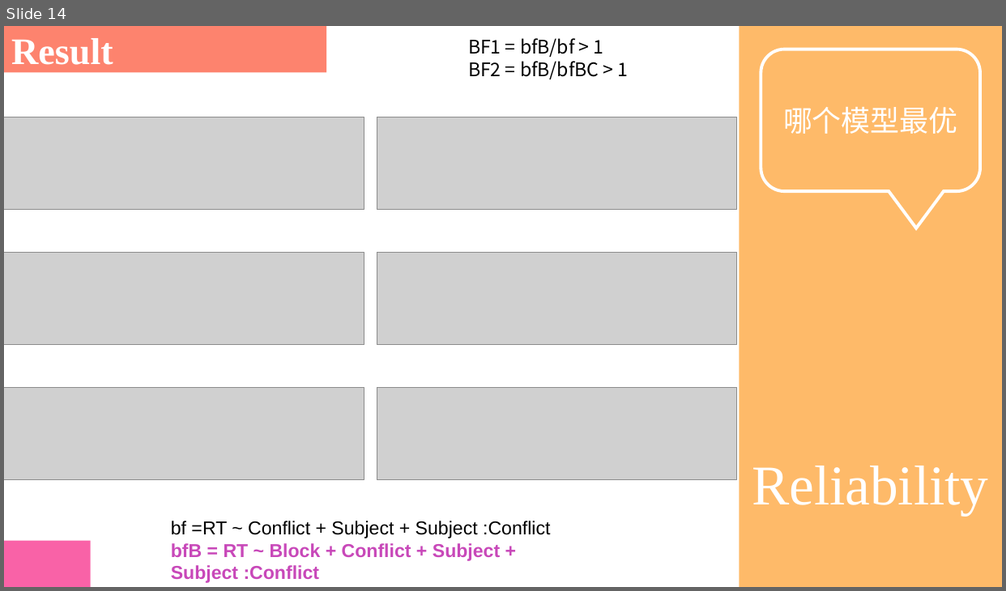
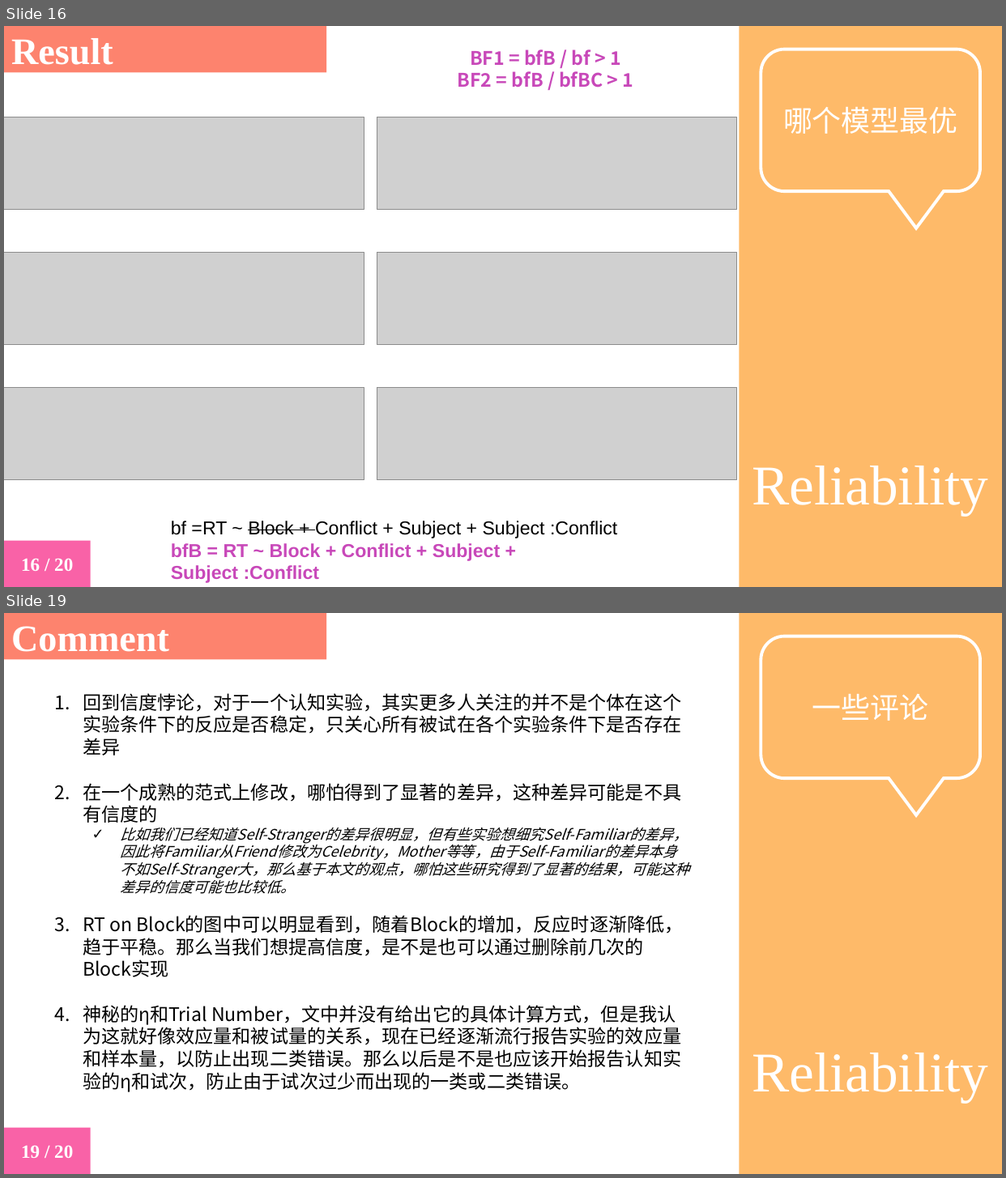
Before and after one commit to yuki-961004/Presentation, a slide deck: 230525_Reliability/2023_Nature_Kucina.pptx. Shown one above the other, each under a label of ours: slide 14 before the commit, slides 16 and 19 after it; the slides between them are not shown. The pictures are 1006x591 and 1006x1178 pixels, drawn with LibreOffice and Linux fonts; fonts in the diff are those of the drawing; grey boxes stand for pictures. Boxes give left, top, right and bottom in pixels: in the first picture for what was removed or moved away, otherwise in the second. Text is boxed around its words. In the diff, an @@ line names an element or a change of style, - is before the commit and + after.

Commit message:
reliability done

```diff
--- a/230525_Reliability/2023_Nature_Kucina.pptx
+++ b/230525_Reliability/2023_Nature_Kucina.pptx
@@ slide 19 added at (x1=4, y1=613, x2=1002, y2=1174), background #FFFFFF @@
@@ rectangle added at (x1=4, y1=613, x2=326, y2=659), fill #FD836E, 36 pt, text #FFFFFF, bold @@
+Comment
@@ rectangle added at (x1=739, y1=613, x2=1002, y2=1174), fill #FEBA69, 54 pt, text #FFFFFF @@
+Reliability
@@ rounded speech box added at (x1=761, y1=636, x2=980, y2=778), outline #FFFFFF 3 pt, 28 pt, text #FFFFFF @@
+一些评论
@@ text added at (x1=83, y1=693, x2=689, y2=1093), 18 pt, text #000000 @@
+1. 回到信度悖论，对于一个认知实验，其实更多人关注的并不是个体在这个实验条件下的反应是否稳定，只关心所有被试在各个实验条件下是否存在差异
+2. 在一个成熟的范式上修改，哪怕得到了显著的差异，这种差异可能是不具有信度的
+  ✓ 比如我们已经知道Self-Stranger的差异很明显，但有些实验想细究Self-Familiar的差异，因此将Familiar从Friend修改为Celebrity，Mother等等，由于Self-Familiar的差异本身不如Self-Stranger大，那么基于本文的观点，哪怕这些研究得到了显著的结果，可能这种差异的信度可能也比较低。
+3. RT on Block的图中可以明显看到，随着Block的增加，反应时逐渐降低，趋于平稳。那么当我们想提高信度，是不是也可以通过删除前几次的Block实现
+4. 神秘的η和Trial Number，文中并没有给出它的具体计算方式，但是我认为这就好像效应量和被试量的关系，现在已经逐渐流行报告实验的效应量和样本量，以防止出现二类错误。那么以后是不是也应该开始报告认知实验的η和试次，防止由于试次过少而出现的一类或二类错误。
@@ rectangle added at (x1=4, y1=1128, x2=90, y2=1174), fill #F962A7, 18 pt, text #FFFFFF, bold @@
+19 / 20
@@ what was slide 14 is now slide 16 @@
@@ slide 16 changed as well @@
@@ text at (x1=458, y1=49, x2=633, y2=88): text changed; text colour #000000 to #C848B9; bold on @@
-BF1 = bfB/bf > 1
-BF2 = bfB/bfBC > 1
+BF1 = bfB / bf > 1
+BF2 = bfB / bfBC > 1
@@ text at (x1=171, y1=521, x2=617, y2=583): text changed @@
-bfBC = RT ~ Block*Conflict + s + Subject :Conflict
+bfBC = RT ~ Block*Conflict + Subject + Subject :Conflict
@@ text at (x1=171, y1=521, x2=617, y2=539): text changed @@
-bf =RT ~ Conflict + Subject + Subject :Conflict
+bf =RT ~ Block + Conflict + Subject + Subject :Conflict
@@ text in rectangle at (x1=21, y1=558, x2=73, y2=571): text added @@
+16 / 20
```
Also in this commit, not shown: 14 other slides changed, 4 other slides added.
